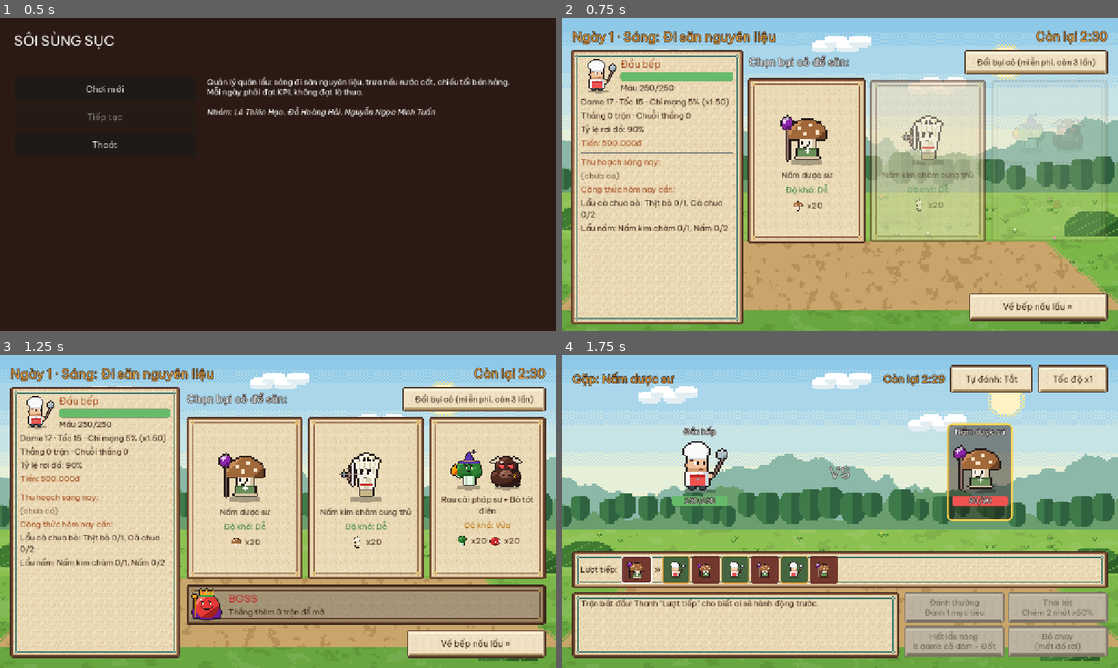
Above: before the commit, frames 1-4 (two rows, left to right).
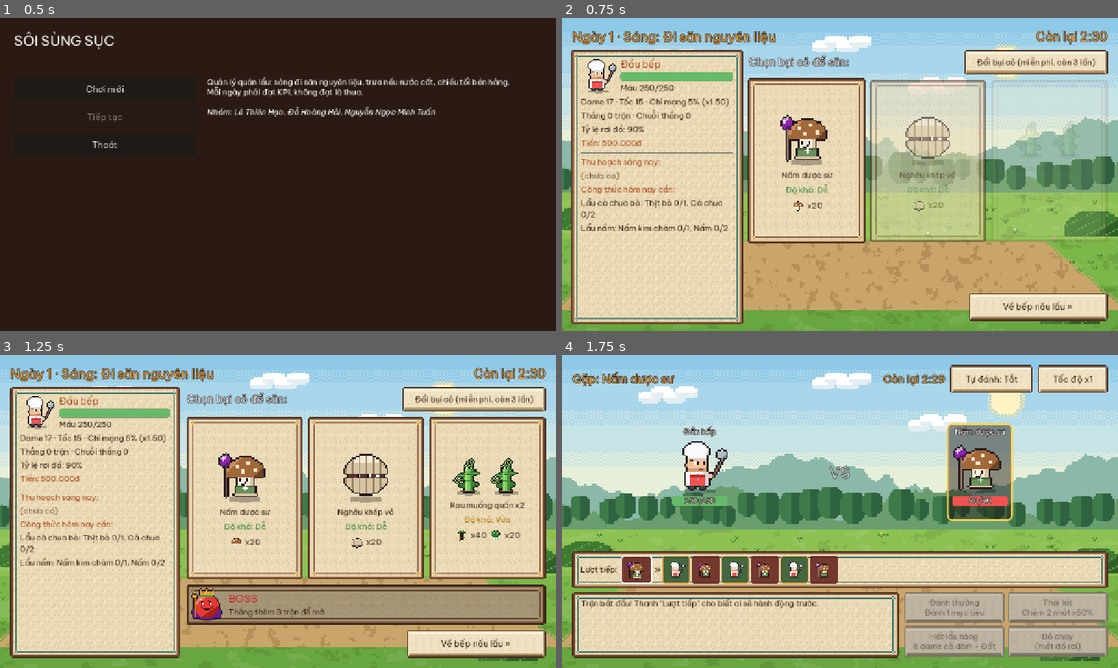
Above: after the commit, the same moments.

Repository: Znoywho/HotPot_SUNSUT
Game: Godot game, scene res://scenes/main_menu/main_menu.tscn
The game is run twice, just before and just after one commit, with the same random seed, the same clock (stepped at 60 frames per second) and the same inputs.
Inputs (mouse positions are in pixels of both pictures, inside the frame that each line leads up to):
- Up to frame 1 (0.5 s): no input
- Up to frame 2 (0.75 s): click "Chơi mới" at 0.5 s
- Up to frame 3 (1.25 s): no input
- Up to frame 4 (1.75 s): click (806, 498) at 1.27 s

Frame 1 is identical in both runs. In frame 2, 0.9% of the frame differs, in the area x 57-94%, y 30-62%; in frame 3, 2.7%, in the area x 57-96%, y 30-62%; in frame 4, nothing differs.

Commit message:
[Cần Hạo xem] Đăng ký 13 quái/boss mới vào Database

Diff:
--- a/autoload/database.gd
+++ b/autoload/database.gd
@@ -12,6 +12,20 @@
 	preload("res://data/combatants/greens_mage.tres"),
 	preload("res://data/combatants/enoki_archer.tres"),
 	preload("res://data/combatants/boss_tomato_king.tres"),
+	# Quái chủ đề lẩu (Hải).
+	preload("res://data/combatants/water_spinach_vine.tres"),
+	preload("res://data/combatants/cherry_tomato_swarm.tres"),
+	preload("res://data/combatants/bouncy_beef_ball.tres"),
+	preload("res://data/combatants/armored_lobster.tres"),
+	preload("res://data/combatants/splitting_mushroom.tres"),
+	preload("res://data/combatants/angry_chili.tres"),
+	preload("res://data/combatants/tentacle_squid.tres"),
+	preload("res://data/combatants/shy_clam.tres"),
+	preload("res://data/combatants/napa_cabbage.tres"),
+	preload("res://data/combatants/sleepy_shiitake.tres"),
+	preload("res://data/combatants/beef_enoki_roll.tres"),
+	preload("res://data/combatants/boss_beef_lord.tres"),
+	preload("res://data/combatants/boss_hotpot_golem.tres"),
 ]
 
 var broths: Array[BrothData] = [
